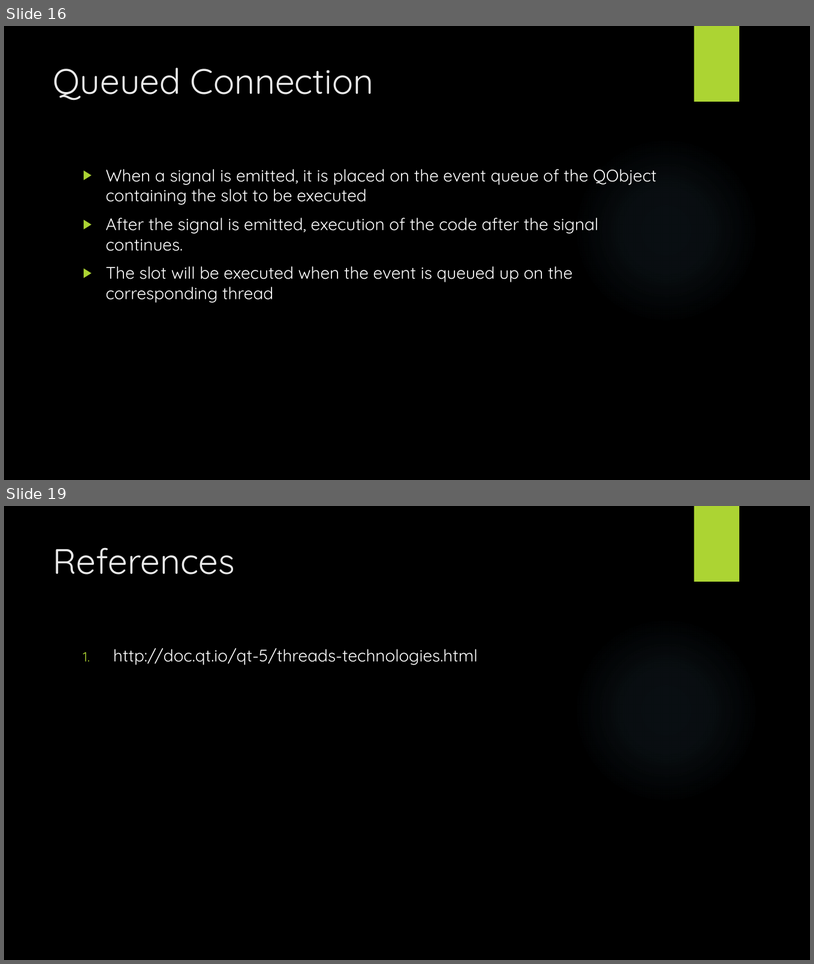
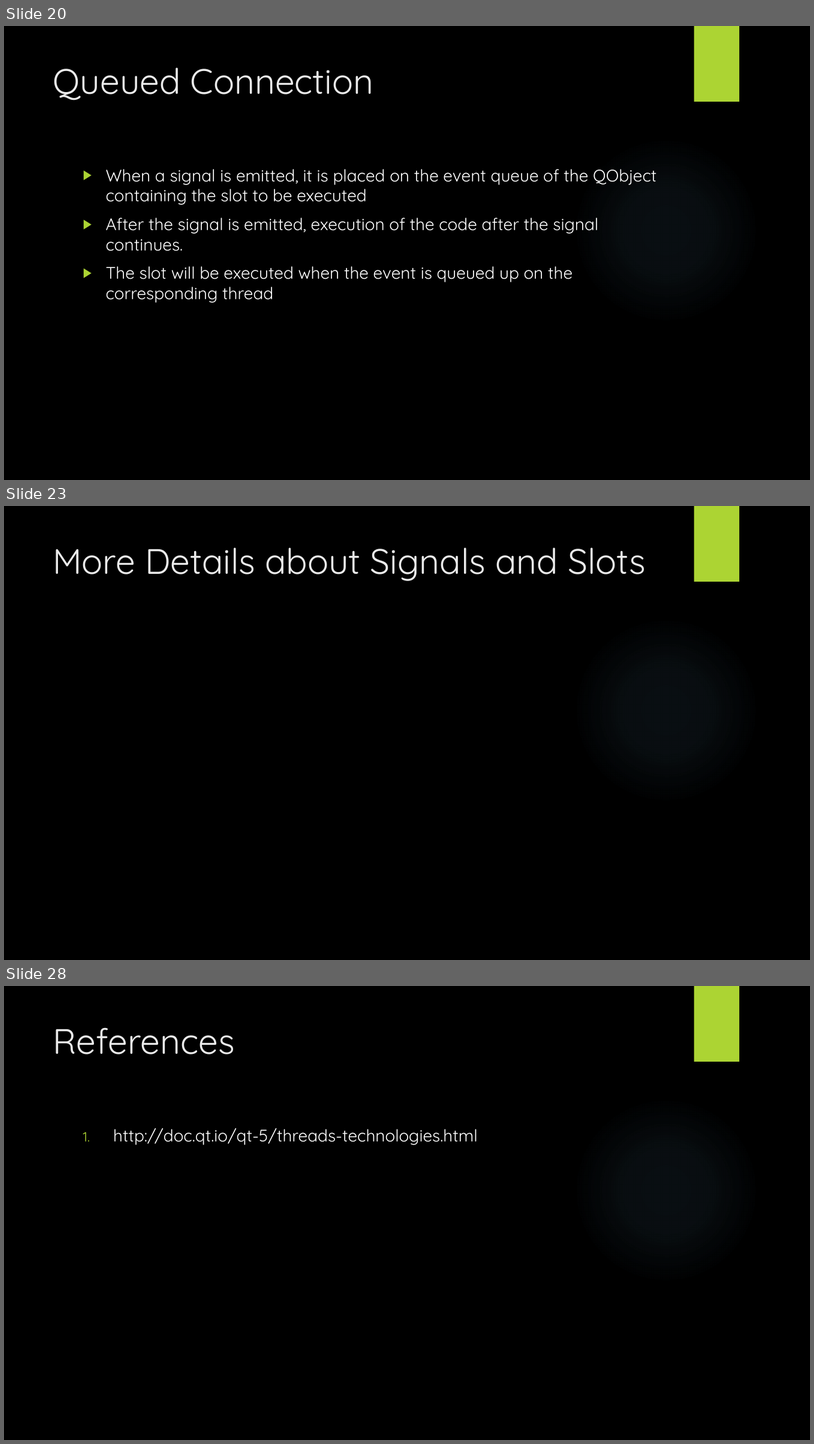
Before and after one commit to tylertrephan/qt-multithreading-tutorial, a slide deck: Qt.pptx. Shown one above the other, each under a label of ours: slides 16 and 19 before the commit, slides 20, 23 and 28 after it; the slides between them are not shown. The pictures are 814x964 and 814x1444 pixels, drawn with LibreOffice and Linux fonts; fonts in the diff are those of the drawing; background and template pictures are left out. Boxes give left, top, right and bottom in pixels: in the first picture for what was removed or moved away, otherwise in the second. Text is boxed around its words. In the diff, an @@ line names an element or a change of style, - is before the commit and + after.

```diff
--- a/Qt.pptx
+++ b/Qt.pptx
@@ slide 23 added at (x1=4, y1=506, x2=810, y2=960), background picture (left out); not listed: 2 template elements that a slide beside it also shows @@
@@ title added at (x1=53, y1=547, x2=646, y2=581), 42 pt, text #EBEBEB @@
+More Details about Signals and Slots
@@ what was slide 16 is now slide 20 @@
@@ what was slide 19 is now slide 28 @@
```
Also in this commit, not shown: 5 slides changed, 9 other slides added, 1 slide removed.
